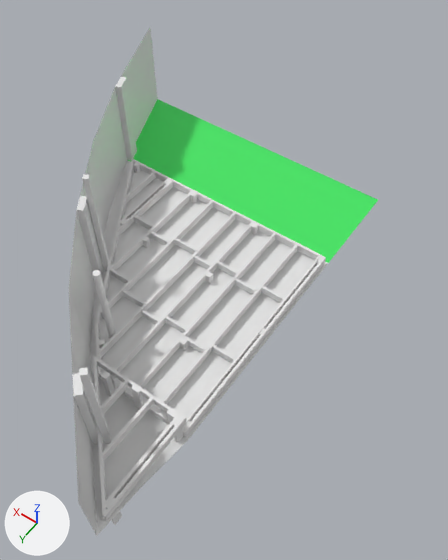
The Blender file decking-4.2m.blend, before and after one commit.
Camera for both pictures: a camera (50 mm lens) standing at (-4.94, 4.31, 9.1) and looking at (-0.96, -1.26, 0.35). Lighting does not change. The marker at lower left points along +X, +Y and +Z.

Before the edit, the objects in view are built like this:
```python
me_cube_022 = bpy.data.meshes.new('Cube.022')
me_cube_022.from_pydata(...)  # a box spanning x -0.03..0.03, y -2.1..2.1, z -0.07..0.07
me_cube_202 = bpy.data.meshes.new('Cube.202')
me_cube_202.from_pydata([(-0.02, -1.18, -0.07), (-0.02, -1.18, 0.07), (-0.03, 1.27, -0.07), (-0.03, 1.27, 0.07), (0.03, -1.26, -0.07), (0.03, -1.26, 0.07), (0.02, 1.27, -0.07), (0.02, 1.27, 0.07)], [], [(0, 1, 3, 2), (2, 3, 7, 6), (6, 7, 5, 4), (4, 5, 1, 0), (2, 6, 4, 0), (7, 3, 1, 5)])
me_cylinder = bpy.data.meshes.new('Cylinder')
me_cylinder.from_pydata(...)  # a 32-sided cylinder along z spanning x -0.06..0.06, y -0.06..0.06, z 0.0..1.77
me_cylinder.materials.append(mat_dirt)  # white #e7e7e7
ob_joist_4_2m_001 = bpy.data.objects.new('joist_4.2m.001', me_cube_022)
ob_joist_4_2m_001.location = (-2.11, -0.75, 0.12)
ob_joist_4_2m_001.rotation_euler = (0.0, 0.0, 3.142)  # degrees (0, 0, 180)
ob_joist_4_2m_012 = bpy.data.objects.new('joist_4.2m.012', me_cube_202)
ob_joist_4_2m_012.location = (0.98, -1.58, 0.12)
ob_joist_4_2m_012.rotation_euler = (0.0, 0.0, 3.142)  # degrees (0, 0, 180)
ob_tree = bpy.data.objects.new('tree', me_cylinder)
ob_tree.location = (0.04, 0.66, 0.0)
# also in view: 'post.001' at (-1.28, 2.19, 0.87); 'joist_4.2m.008' at (-1.21, 2.25, 0.57); 'joist_4.2m.017' at (-1.21, 1.37, 0.57); 'wall.column.3' at (-1.1, 2.22, 0.93); 'joist_4.2m.007' at (1.49, -1.12, 0.12)
```
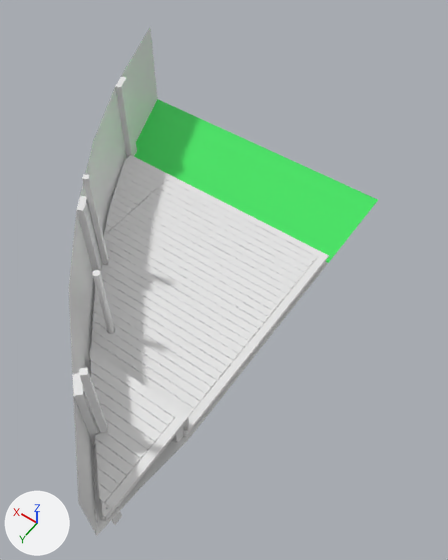
What differs and where, as boxes (x1, y1, x2, y2) in the pictures (448 x 560 px):
'decking_3.013', added: after (92, 224, 273, 415)
'decking_3.014', added: after (91, 361, 174, 503)
'decking_3.018', added: after (104, 159, 166, 235)
'decking_3.002', added: after (208, 256, 329, 397)
'decking_3.028', added: after (101, 264, 244, 354)
'decking_3.022', added: after (101, 270, 239, 361)
'decking_3.012', added: after (118, 219, 278, 312)
'decking_3.027', added: after (108, 258, 249, 347)
'decking_3.011', added: after (123, 214, 283, 305)
'decking_3.016', added: after (105, 416, 189, 510)
'decking_3.010', added: after (129, 210, 287, 300)
'decking_3.009', added: after (133, 205, 292, 294)
'decking_3.008', added: after (139, 201, 296, 288)
'decking_3.007', added: after (144, 197, 300, 283)
'decking_3.005', added: after (148, 192, 305, 278)
'decking_3.004', added: after (153, 188, 309, 272)
'decking_3.015', added: after (90, 349, 189, 418)
'decking_3.003', added: after (158, 184, 313, 267)
'decking_3.001', added: after (163, 180, 317, 262)
'decking_3.6', added: after (173, 179, 329, 257)
'decking_3.017', added: after (183, 393, 216, 432)
'decking_3.019', added: after (126, 155, 177, 183)
'joist_4.2m.001', unchanged, covered by the edit: before (185, 258, 325, 434); after (187, 263, 324, 434)
'joist_4.2m.006', unchanged, covered by the edit: before (99, 212, 236, 357)
'joist_4.2m.003', unchanged, covered by the edit: before (155, 244, 298, 412)
'joist_4.2m.005', unchanged, covered by the edit: before (114, 222, 253, 373)

Diff of the bpy script that builds the scene:
```diff
--- a/decking-4.2m.blend.py
+++ b/decking-4.2m.blend.py
@@ ob_decking_3_022 @@
+ob_decking_3_022 = bpy.data.objects.new('decking_3.022', me_cube_256.copy())  # the mesh of ob_decking_3_022
+ob_decking_3_022.location = (-0.2, -1.21, 0.21)
@@ ob_decking_3_028 @@
+ob_decking_3_028 = bpy.data.objects.new('decking_3.028', me_cube_244.copy())  # the mesh of ob_decking_3_028
+ob_decking_3_028.location = (-0.2, -1.21, 0.21)
@@ ob_decking_3_027 @@
+ob_decking_3_027 = bpy.data.objects.new('decking_3.027', me_cube_243.copy())  # the mesh of ob_decking_3_027
+ob_decking_3_027.location = (-0.2, -1.21, 0.21)
@@ ob_decking_3_019 @@
+ob_decking_3_019 = bpy.data.objects.new('decking_3.019', me_cube_182.copy())  # the mesh of ob_decking_3_019
+ob_decking_3_019.location = (2.16, -2.88, 0.21)
@@ ob_decking_3_018 @@
+ob_decking_3_018 = bpy.data.objects.new('decking_3.018', me_cube_181.copy())  # the mesh of ob_decking_3_018
+ob_decking_3_018.location = (3.41, -2.73, 0.21)
@@ ob_decking_3_017 @@
+ob_decking_3_017 = bpy.data.objects.new('decking_3.017', me_cube_180.copy())  # the mesh of ob_decking_3_017
+ob_decking_3_017.location = (-2.09, 1.03, 0.21)
+ob_decking_3_017.rotation_euler = (0.0, 0.0, 1.571)  # degrees (0, 0, 90)
@@ ob_decking_3_016 @@
+ob_decking_3_016 = bpy.data.objects.new('decking_3.016', me_cube_179.copy())  # the mesh of ob_decking_3_016
+ob_decking_3_016.location = (-2.09, 3.1, 0.66)
+ob_decking_3_016.rotation_euler = (0.0, 0.0, 1.571)  # degrees (0, 0, 90)
@@ ob_decking_3_015 @@
+ob_decking_3_015 = bpy.data.objects.new('decking_3.015', me_cube_178.copy())  # the mesh of ob_decking_3_015
+ob_decking_3_015.location = (-0.36, 1.38, 0.66)
@@ ob_decking_3_014 @@
+ob_decking_3_014 = bpy.data.objects.new('decking_3.014', me_cube_177.copy())  # the mesh of ob_decking_3_014; modifiers BOOLEAN
+ob_decking_3_014.location = (-0.2, 1.53, 0.66)
@@ ob_tree_cut_out @@
+ob_tree_cut_out = bpy.data.objects.new('tree.cut.out', me_cylinder_002)  # 80 vertices, 46 faces; spans x -1.41..0.07, y -0.07..1.89, z -0.34..0.68
+ob_tree_cut_out.location = (0.0369, 0.66, 0.218)
@@ ob_decking_3_013 @@
+ob_decking_3_013 = bpy.data.objects.new('decking_3.013', me_cube_176.copy())  # the mesh of ob_decking_3_013; modifiers BOOLEAN
+ob_decking_3_013.location = (-0.2, -1.21, 0.21)
@@ ob_decking_3_012 @@
+ob_decking_3_012 = bpy.data.objects.new('decking_3.012', me_cube_168.copy())  # the mesh of ob_decking_3_012
+ob_decking_3_012.location = (-0.2, -1.36, 0.21)
@@ ob_decking_3_011 @@
+ob_decking_3_011 = bpy.data.objects.new('decking_3.011', me_cube_168.copy())  # the mesh of ob_decking_3_012
+ob_decking_3_011.location = (-0.2, -1.51, 0.21)
@@ ob_decking_3_010 @@
+ob_decking_3_010 = bpy.data.objects.new('decking_3.010', me_cube_168.copy())  # the mesh of ob_decking_3_012
+ob_decking_3_010.location = (-0.2, -1.66, 0.21)
@@ ob_decking_3_009 @@
+ob_decking_3_009 = bpy.data.objects.new('decking_3.009', me_cube_168.copy())  # the mesh of ob_decking_3_012
+ob_decking_3_009.location = (-0.2, -1.81, 0.21)
@@ ob_decking_3_008 @@
+ob_decking_3_008 = bpy.data.objects.new('decking_3.008', me_cube_168.copy())  # the mesh of ob_decking_3_012
+ob_decking_3_008.location = (-0.2, -1.97, 0.21)
@@ ob_decking_3_007 @@
+ob_decking_3_007 = bpy.data.objects.new('decking_3.007', me_cube_168.copy())  # the mesh of ob_decking_3_012
+ob_decking_3_007.location = (-0.2, -2.12, 0.21)
@@ ob_decking_3_005 @@
+ob_decking_3_005 = bpy.data.objects.new('decking_3.005', me_cube_168.copy())  # the mesh of ob_decking_3_012
+ob_decking_3_005.location = (-0.2, -2.27, 0.21)
@@ ob_decking_3_004 @@
+ob_decking_3_004 = bpy.data.objects.new('decking_3.004', me_cube_168.copy())  # the mesh of ob_decking_3_012
+ob_decking_3_004.location = (-0.2, -2.42, 0.21)
@@ ob_decking_3_003 @@
+ob_decking_3_003 = bpy.data.objects.new('decking_3.003', me_cube_168.copy())  # the mesh of ob_decking_3_012
+ob_decking_3_003.location = (-0.2, -2.57, 0.21)
@@ ob_decking_3_002 @@
+ob_decking_3_002 = bpy.data.objects.new('decking_3.002', me_cube_076.copy())  # the mesh of ob_decking_3_002
+ob_decking_3_002.location = (-2.09, -1.15, 0.21)
+ob_decking_3_002.rotation_euler = (0.0, 0.0, 1.571)  # degrees (0, 0, 90)
@@ ob_decking_3_001 @@
+ob_decking_3_001 = bpy.data.objects.new('decking_3.001', me_cube_168.copy())  # the mesh of ob_decking_3_012
+ob_decking_3_001.location = (-0.2, -2.73, 0.21)
@@ ob_decking_3_6 @@
+ob_decking_3_6 = bpy.data.objects.new('decking_3.6', me_cube.copy())  # the mesh of ob_decking_3_6
+ob_decking_3_6.location = (-0.36, -2.88, 0.21)
```
